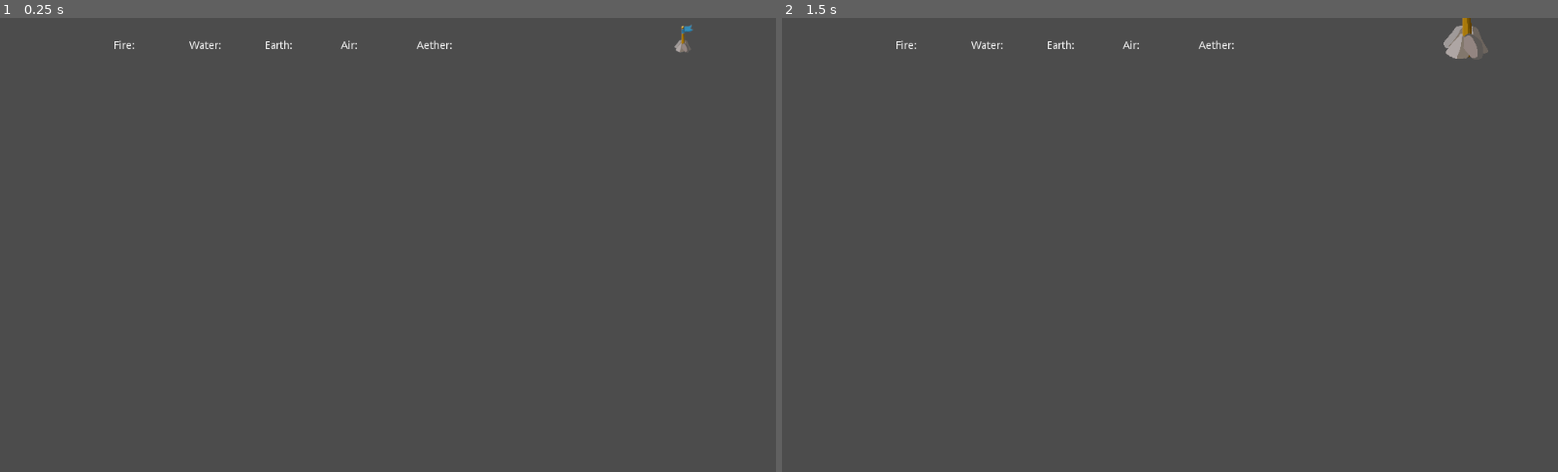
Above: before the commit, frames 1-2 (left to right).
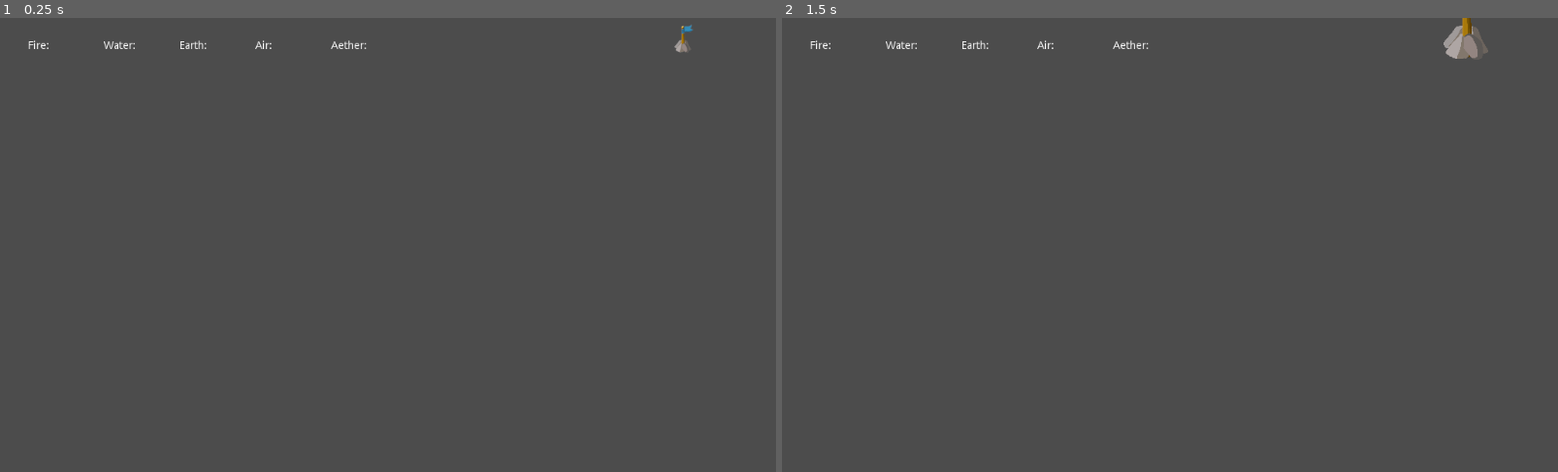
Above: after the commit, the same moments.

Repository: rDarge/CounterDefense
Game: Godot game, scene res://MainScene.tscn
The game is run twice, just before and just after one commit, with the same random seed, the same clock (stepped at 60 frames per second) and the same inputs.
Inputs (mouse positions are in pixels of both pictures, inside the frame that each line leads up to):
- Up to frame 1 (0.25 s): no input
- Up to frame 2 (1.5 s): click (1464, 36) at 0.5 s; tap Enter at 1.25 s; move the mouse to (1340, 222) at 1.27 s; press the mouse at (1340, 222) at 1.28 s

The runs differ from the first frame. In frame 1, 0.2% of the frame differs, in the area x 3-59%, y 4-7%; in frame 2, 0.2%.
Error in both runs: Invalid operands 'String' and 'int' in operator '+'. (res://MainScene.gd:83)

Commit message:
moving counter readouts to the left

Diff:
--- a/MainScene.tscn
+++ b/MainScene.tscn
@@ -11,37 +11,37 @@
 [node name="requests" type="Node" parent="."]
 
 [node name="fireLabel" type="RichTextLabel" parent="."]
-margin_left = 150.0
+margin_left = 37.0
 margin_top = 30.0
-margin_right = 250.0
+margin_right = 137.0
 margin_bottom = 70.0
 text = "Fire: "
 
 [node name="waterLabel" type="RichTextLabel" parent="."]
-margin_left = 250.0
+margin_left = 137.0
 margin_top = 30.0
-margin_right = 350.0
+margin_right = 237.0
 margin_bottom = 70.0
 text = "Water:"
 
 [node name="earthLabel" type="RichTextLabel" parent="."]
-margin_left = 350.0
+margin_left = 237.0
 margin_top = 30.0
-margin_right = 450.0
+margin_right = 337.0
 margin_bottom = 70.0
 text = "Earth:"
 
 [node name="airLabel" type="RichTextLabel" parent="."]
-margin_left = 450.0
+margin_left = 337.0
 margin_top = 30.0
-margin_right = 550.0
+margin_right = 437.0
 margin_bottom = 70.0
 text = "Air:"
 
 [node name="aetherLabel" type="RichTextLabel" parent="."]
-margin_left = 550.0
+margin_left = 437.0
 margin_top = 30.0
-margin_right = 650.0
+margin_right = 537.0
 margin_bottom = 70.0
 text = "Aether:"
 
